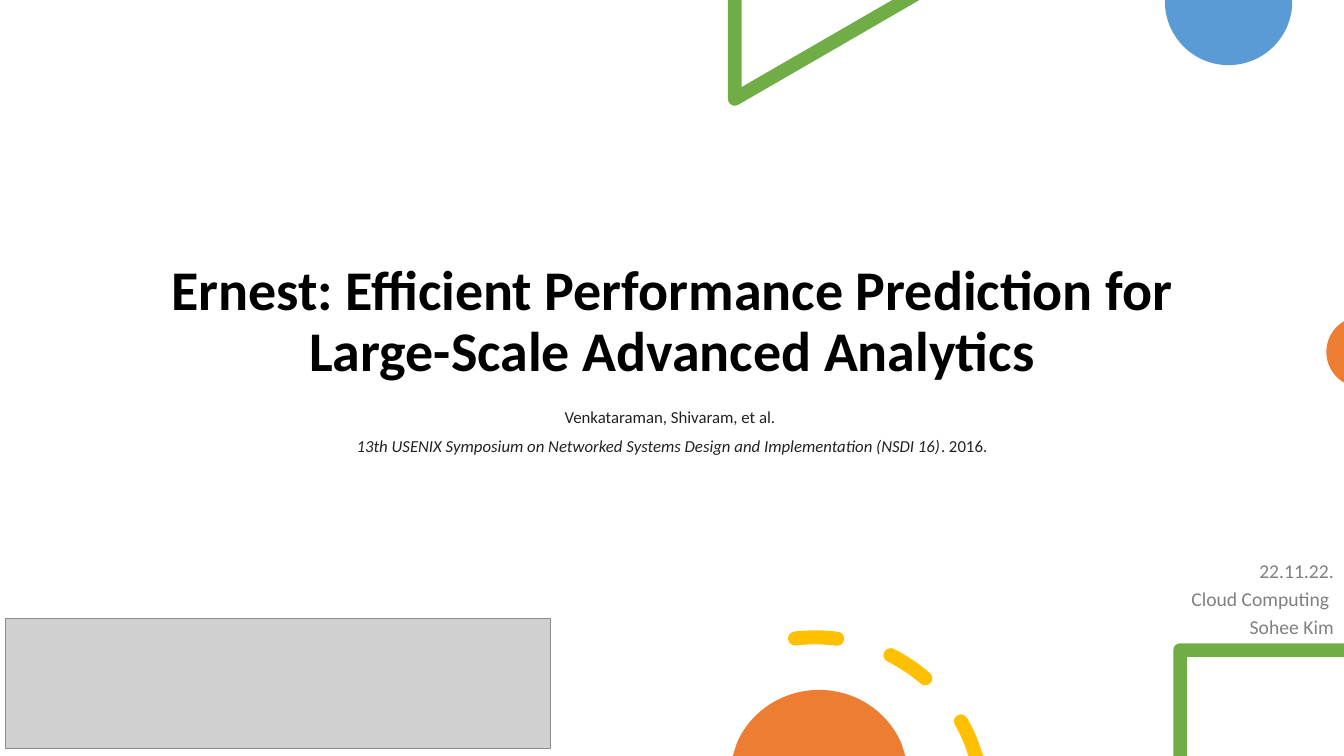
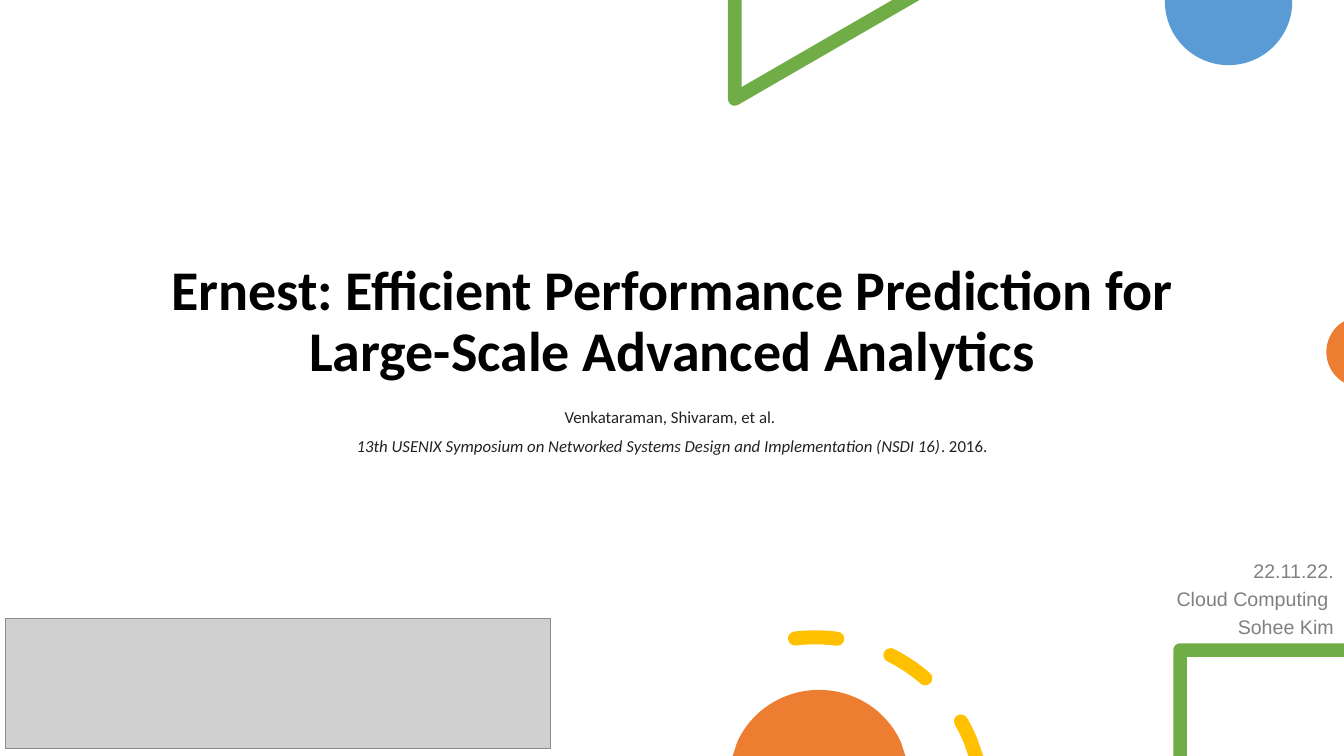
Before and after one commit to sohee98/2022-2nd-Course, a slide deck: slide 1 of Cloud Computing/Paper review/3. Ernest/22.11.22_Ernest_SoheeKim.pptx. Drawn at 1344x756 pixels with LibreOffice and Linux fonts; fonts in the diff are those of the drawing; grey boxes stand for pictures. Boxes give left, top, right and bottom in pixels: in the first picture for what was removed or moved away, otherwise in the second. Text is boxed around its words. In the diff, an @@ line names an element or a change of style, - is before the commit and + after.

```diff
--- a/Cloud Computing/Paper review/3. Ernest/22.11.22_Ernest_SoheeKim.pptx
+++ b/Cloud Computing/Paper review/3. Ernest/22.11.22_Ernest_SoheeKim.pptx
@@ subtitle "22.11.22.": place and size @@
-subtitle "22.11.22." at box(1191, 565, 1333, 634)
+subtitle "22.11.22." at box(1177, 564, 1334, 634)
@@ subtitle "22.11.22." at box(1177, 564, 1334, 634): font Calibri to Arial @@
```
Also in this commit, not shown: 9 other slides changed, 4 slides added, 1 other file.
